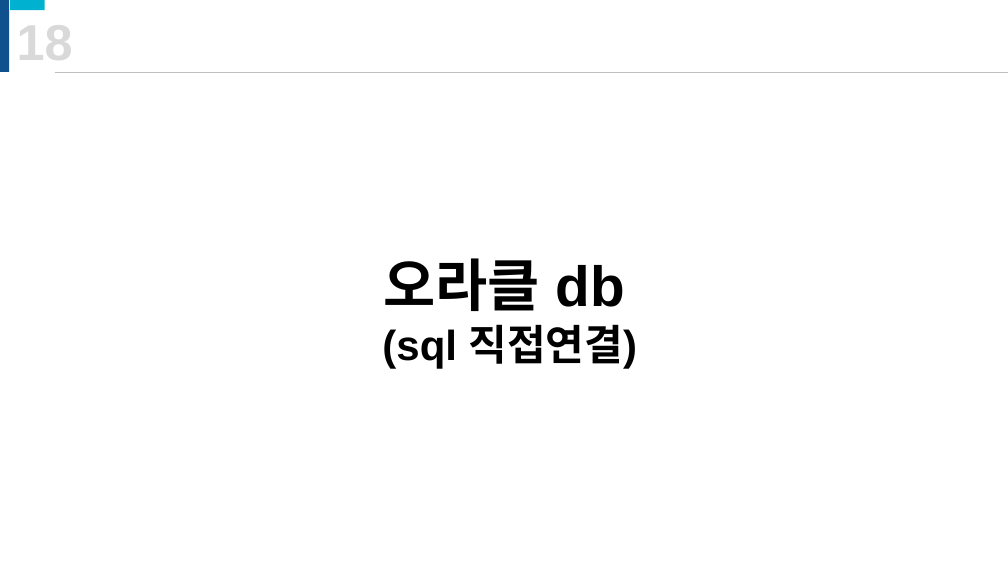
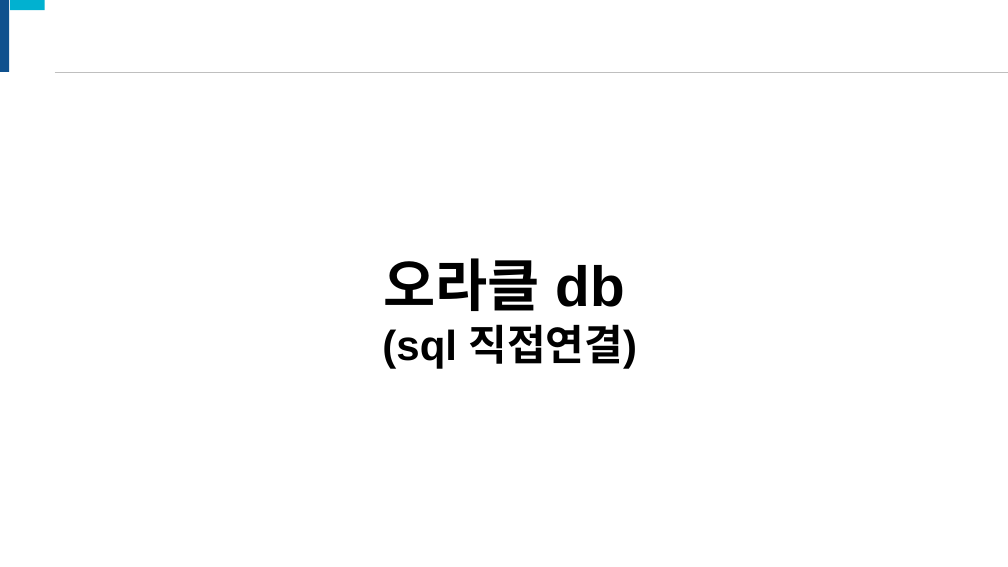
Before and after one commit to onulee/fastApi, a slide deck: slide 47 of fastApi강의.pptx (slide 46 before the commit). Drawn at 1008x567 pixels with LibreOffice and Linux fonts; fonts in the diff are those of the drawing. Boxes give left, top, right and bottom in pixels: in the first picture for what was removed or moved away, otherwise in the second. Text is boxed around its words. In the diff, an @@ line names an element or a change of style, - is before the commit and + after.

```diff
--- a/fastApi강의.pptx
+++ b/fastApi강의.pptx
@@ text removed at <box>17,15,73,71</box> @@
-18
```
Also in this commit, not shown: 31 other slides changed, 4 slides added, 25 slides removed, 7 other files.
